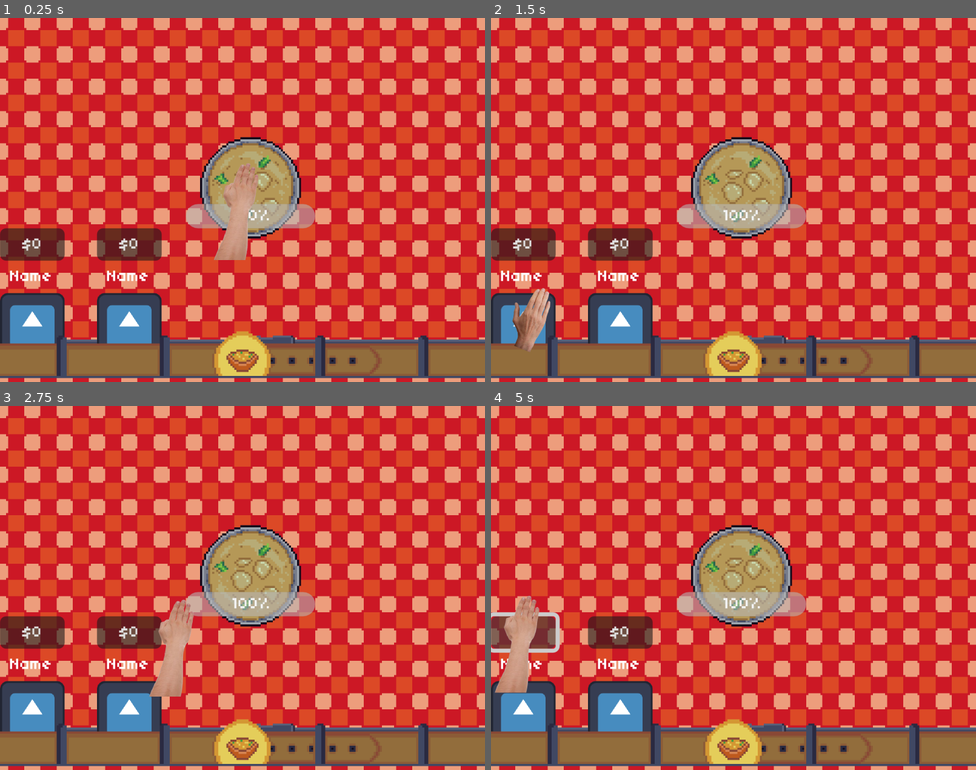
Above: before the commit, frames 1-4 (two rows, left to right).
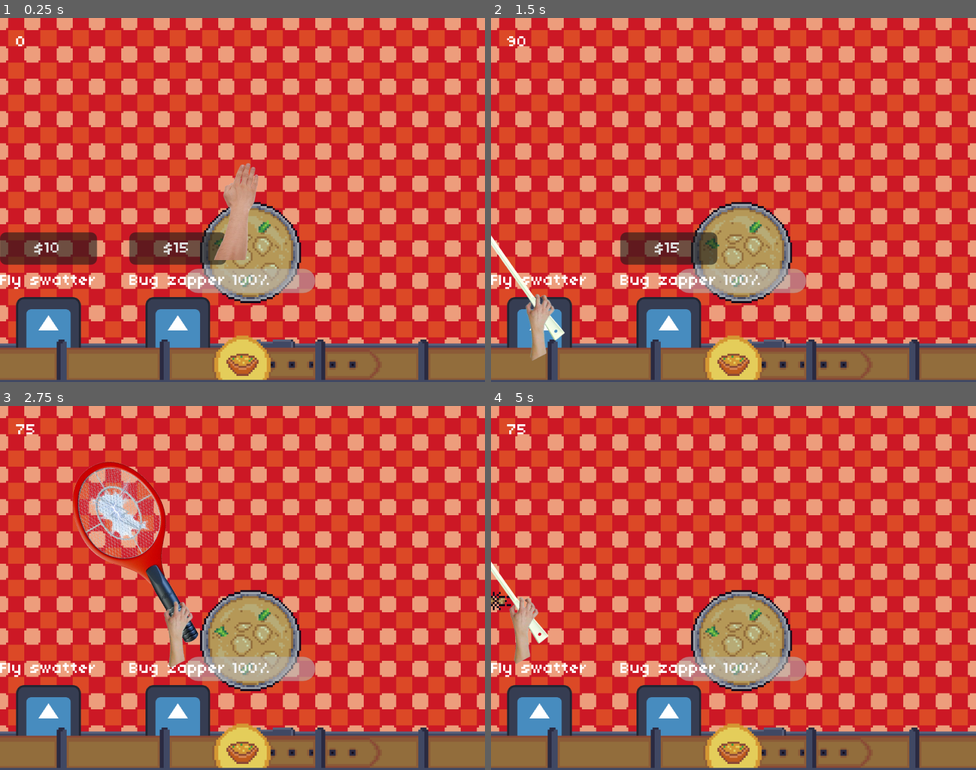
Above: after the commit, the same moments.

Repository: mattismoel/rage-room
Game: Godot game, scene res://scenes/game.tscn
Same seed, same stepped clock (60 frames per second), same inputs: the game is played once before the commit and once after it. The engine's default icon, where the game draws it, is replaced by a stand-in: a white triangle on a blue panel in a dark square.
Inputs (mouse positions are in pixels of both pictures, inside the frame that each line leads up to):
- Up to frame 1 (0.25 s): no input
- Up to frame 2 (1.5 s): click (524, 243) at 0.5 s, where only the run before the commit has a clickable "$0"; click (539, 331) at 1.27 s
- Up to frame 3 (2.75 s): click (179, 635) at 2 s, where only the run after the commit has a clickable "$15"
- Up to frame 4 (5 s): click (524, 631) at 2.75 s, where only the run before the commit has a clickable "$0"; click (539, 719) at 3.52 s; click (524, 631) at 4.25 s, where only the run before the commit has a clickable "$0"

The runs differ from the first frame. In frame 1, 20% of the frame differs, in the area x 0-100%, y 5-100%; in frame 2, 22%; in frame 3, 26%; in frame 4, 22%.
Error before the commit: Invalid access to property or key 'entry_entered' on a base object of type 'Nil'. (res://scenes/player/hand/idle_state.gd:17)

Commit message:
update game scene

Diff:
--- a/scenes/game.tscn
+++ b/scenes/game.tscn
@@ -1,7 +1,8 @@
-[gd_scene load_steps=18 format=3 uid="uid://dpcv78j3ky7pm"]
+[gd_scene load_steps=23 format=3 uid="uid://dpcv78j3ky7pm"]
 
 [ext_resource type="Script" uid="uid://px0ijr1h5uhl" path="res://scripts/intensity_manager.gd" id="1_kvpfn"]
 [ext_resource type="Script" uid="uid://dvfp0i6u6ksgu" path="res://scripts/spawner/timed_spawner.gd" id="1_lnu2h"]
+[ext_resource type="Script" uid="uid://bgbi2h521tu0g" path="res://scenes/currency/currency_component.gd" id="2_ir15t"]
 [ext_resource type="PackedScene" uid="uid://bxp10qpdnhpjg" path="res://scenes/hand.tscn" id="2_kvpfn"]
 [ext_resource type="Script" uid="uid://7qy2yh4bqtbv" path="res://scripts/spawner/spawn_entry.gd" id="2_lnu2h"]
 [ext_resource type="Script" uid="uid://hxmlfmuavfju" path="res://scripts/spawner/area_spawner.gd" id="4_gee14"]
@@ -12,8 +13,12 @@
 [ext_resource type="Texture2D" uid="uid://ddi0wkwb1ocpm" path="res://assets/table.png" id="9_0tnpc"]
 [ext_resource type="PackedScene" uid="uid://c60qb2i7f4vto" path="res://scenes/insects/spider/spider.tscn" id="10_dinhu"]
 [ext_resource type="PackedScene" uid="uid://fkur1724phpe" path="res://scenes/inventory.tscn" id="10_vtaks"]
-[ext_resource type="PackedScene" uid="uid://do7aob8ascrgo" path="res://scenes/currency/currency.tscn" id="12_kvuet"]
 [ext_resource type="Script" uid="uid://dmds87a1jnvh0" path="res://scripts/health_component.gd" id="12_trtic"]
+[ext_resource type="Script" uid="uid://cgqttha6wp5wb" path="res://scenes/ui/game_ui.gd" id="14_ca42v"]
+[ext_resource type="Script" uid="uid://clj4yaht54h7c" path="res://scenes/inventory/inventory_component.gd" id="16_ca42v"]
+[ext_resource type="Script" uid="uid://c3n2s4jlpujkh" path="res://scenes/equipment/equipment_entry.gd" id="17_264po"]
+[ext_resource type="Resource" uid="uid://dy1f754kra1gv" path="res://scenes/equipment/entries/bug_zapper.tres" id="18_1kice"]
+[ext_resource type="Resource" uid="uid://crrud54yx74ob" path="res://scenes/equipment/entries/flyswatter.tres" id="19_5newe"]
 
 [sub_resource type="RectangleShape2D" id="RectangleShape2D_0tnpc"]
 size = Vector2(32, 32)
@@ -36,6 +41,16 @@
 script = ExtResource("1_kvpfn")
 metadata/_custom_type_script = "uid://px0ijr1h5uhl"
 
+[node name="CurrencyComponent" type="Node" parent="."]
+script = ExtResource("2_ir15t")
+_initial_balance = 100
+metadata/_custom_type_script = "uid://bgbi2h521tu0g"
+
+[node name="InventoryComponent" type="Node" parent="."]
+script = ExtResource("16_ca42v")
+_equipment = Array[ExtResource("17_264po")]([ExtResource("19_5newe"), ExtResource("18_1kice")])
+metadata/_custom_type_script = "uid://clj4yaht54h7c"
+
 [node name="TableCloth" type="Sprite2D" parent="."]
 texture = ExtResource("9_0tnpc")
 centered = false
@@ -43,12 +58,12 @@
 [node name="Targets" type="Node" parent="."]
 
 [node name="Plate" parent="Targets" instance=ExtResource("8_0tnpc")]
-position = Vector2(124, 84)
+position = Vector2(124, 116)
 
 [node name="Spawners" type="Node" parent="."]
 
 [node name="AntSpawner" type="Node2D" parent="Spawners" node_paths=PackedStringArray("_spawn_timer", "_spawner_component")]
-position = Vector2(190, 47)
+position = Vector2(270, 28)
 script = ExtResource("1_lnu2h")
 _spawn_timer = NodePath("SpawnTimer")
 _spawner_component = NodePath("AreaSpawner")
@@ -60,7 +75,6 @@
 script = ExtResource("8_gee14")
 
 [node name="AreaSpawner" type="Area2D" parent="Spawners/AntSpawner" node_paths=PackedStringArray("_container", "_entry_selector")]
-position = Vector2(95, -63)
 script = ExtResource("4_gee14")
 _container = NodePath(".")
 _entry_selector = NodePath("WeightedSpawnEntrySelector2")
@@ -76,7 +90,7 @@
 metadata/_custom_type_script = "uid://c8f6fbvcun4wt"
 
 [node name="AntSpawner2" type="Node2D" parent="Spawners" node_paths=PackedStringArray("_spawn_timer", "_spawner_component")]
-position = Vector2(-71, 110)
+position = Vector2(-23, 92)
 script = ExtResource("1_lnu2h")
 _spawn_timer = NodePath("SpawnTimer")
 _spawner_component = NodePath("AreaSpawner")
@@ -103,7 +117,7 @@
 metadata/_custom_type_script = "uid://c8f6fbvcun4wt"
 
 [node name="AntSpawner3" type="Node2D" parent="Spawners" node_paths=PackedStringArray("_spawn_timer", "_spawner_component")]
-position = Vector2(78, -57)
+position = Vector2(86, -27)
 script = ExtResource("1_lnu2h")
 _spawn_timer = NodePath("SpawnTimer")
 _spawner_component = NodePath("AreaSpawner")
@@ -138,28 +152,48 @@
 script = ExtResource("12_trtic")
 metadata/_custom_type_script = "uid://dmds87a1jnvh0"
 
-[node name="Hand" parent="PlayerLayer/Player" node_paths=PackedStringArray("inventory") instance=ExtResource("2_kvpfn")]
-inventory = NodePath("../../../UI/MarginContainer/InventoryComponent")
+[node name="Hand" parent="PlayerLayer/Player" node_paths=PackedStringArray("_inventory", "_inventory_component") instance=ExtResource("2_kvpfn")]
+_inventory = NodePath("../../../UI/Inventory")
+_inventory_component = NodePath("../../../InventoryComponent")
 
-[node name="UI" type="CanvasLayer" parent="."]
+[node name="UI" type="CanvasLayer" parent="." node_paths=PackedStringArray("_currency_component", "_currency_label")]
+script = ExtResource("14_ca42v")
+_currency_component = NodePath("../CurrencyComponent")
+_currency_label = NodePath("Control/MarginContainer/CurrencyLabel")
 
-[node name="MarginContainer" type="MarginContainer" parent="UI"]
+[node name="Control" type="VBoxContainer" parent="UI"]
 anchors_preset = 15
 anchor_right = 1.0
 anchor_bottom = 1.0
 grow_horizontal = 2
 grow_vertical = 2
-theme_override_constants/margin_left = 4
-theme_override_constants/margin_top = 2
-theme_override_constants/margin_right = 4
-theme_override_constants/margin_bottom = 2
+mouse_filter = 2
 
-[node name="InventoryComponent" parent="UI/MarginContainer" node_paths=PackedStringArray("currency_component") instance=ExtResource("10_vtaks")]
+[node name="MarginContainer" type="MarginContainer" parent="UI/Control"]
+layout_mode = 2
+size_flags_vertical = 3
+theme_override_constants/margin_left = 8
+theme_override_constants/margin_top = 8
+theme_override_constants/margin_right = 8
+theme_override_constants/margin_bottom = 8
+
+[node name="CurrencyLabel" type="Label" parent="UI/Control/MarginContainer"]
 layout_mode = 2
 size_flags_horizontal = 0
+size_flags_vertical = 0
+text = "0"
+
+[node name="Inventory" parent="UI" node_paths=PackedStringArray("_currency_component", "_inventory_component") instance=ExtResource("10_vtaks")]
+anchors_preset = 0
+anchor_right = 0.0
+anchor_bottom = 0.0
+offset_top = 110.0
+offset_right = 240.0
+offset_bottom = 180.0
+grow_horizontal = 1
+grow_vertical = 1
+size_flags_horizontal = 0
 size_flags_vertical = 8
-currency_component = NodePath("../CurrencyComponent")
-
-[node name="CurrencyComponent" parent="UI/MarginContainer" instance=ExtResource("12_kvuet")]
-layout_mode = 2
-mouse_filter = 2
+mouse_default_cursor_shape = 8
+_currency_component = NodePath("../../CurrencyComponent")
+_inventory_component = NodePath("../../InventoryComponent")
